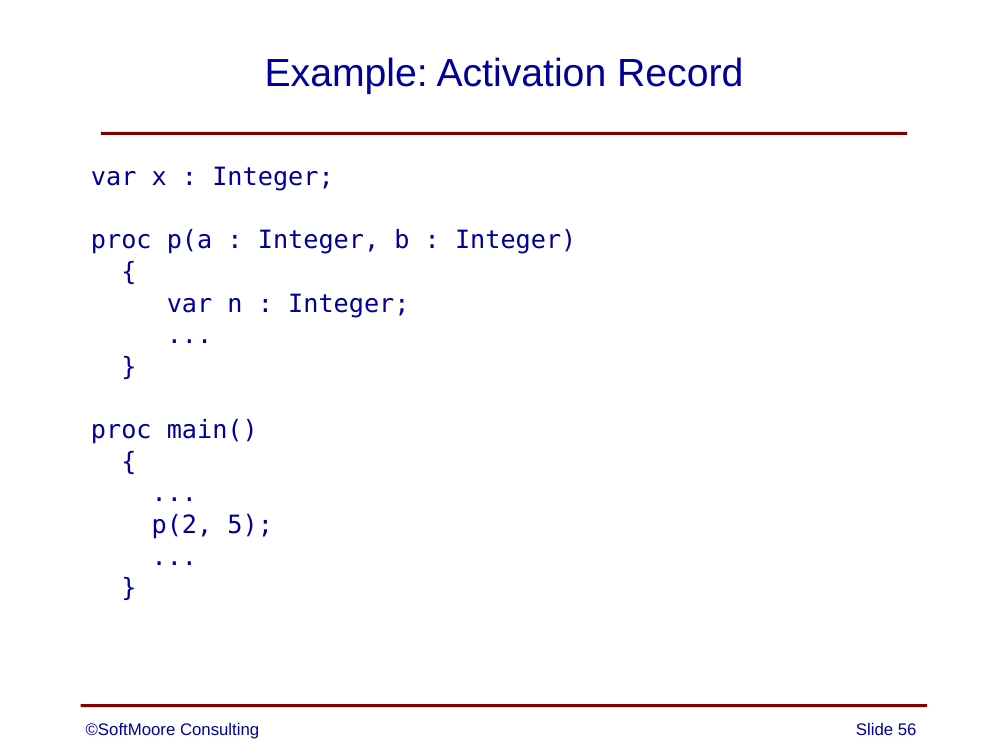
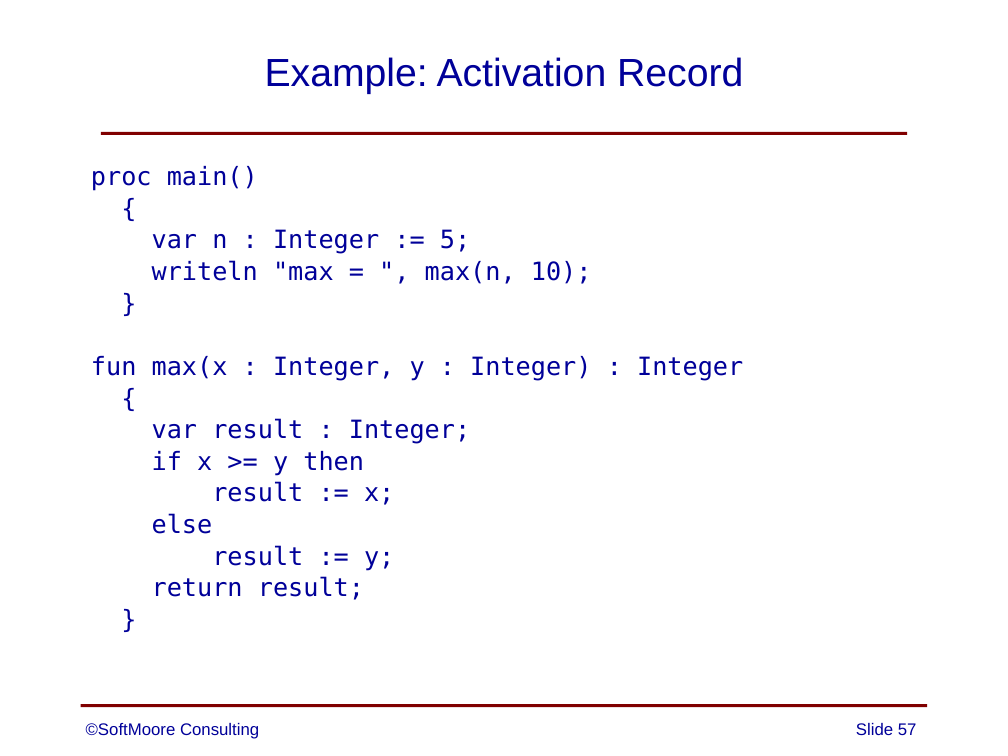
Before and after one commit to SoftMoore/CPRL-Kt-2nd, a slide deck: slide 57 of PowerPoints/13 - Subprograms.pptx (slide 56 before the commit). Drawn at 1008x756 pixels with LibreOffice and Linux fonts; fonts in the diff are those of the drawing. Boxes give left, top, right and bottom in pixels: in the first picture for what was removed or moved away, otherwise in the second. Text is boxed around its words. In the diff, an @@ line names an element or a change of style, - is before the commit and + after.

```diff
--- a/PowerPoints/13 - Subprograms.pptx
+++ b/PowerPoints/13 - Subprograms.pptx
@@ text at box(91, 166, 576, 318): paragraphs removed @@
-var x : Integer;
-proc p(a : Integer, b : Integer)
-{
-var n : Integer;
-...
-}
@@ text at box(152, 229, 592, 284): text changed @@
-...
-p(2, 5);
-...
+var n : Integer := 5;
+writeln "max = ", max(n, 10);
@@ text at box(91, 356, 743, 600): paragraphs added @@
+fun max(x : Integer, y : Integer) : Integer
+{
+var result : Integer;
+if x >= y then
+result := x;
+else
+result := y;
+return result;
+}
@@ page number at box(856, 723, 917, 735): text changed @@
-Slide 56
+Slide 57
```
Also in this commit, not shown: 8 other slides changed, 1 slide added.
